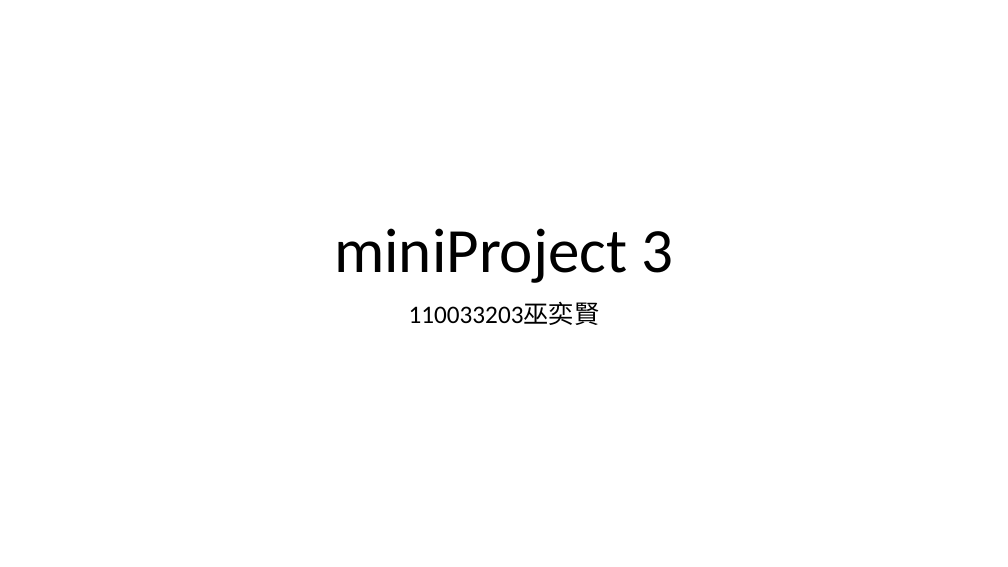
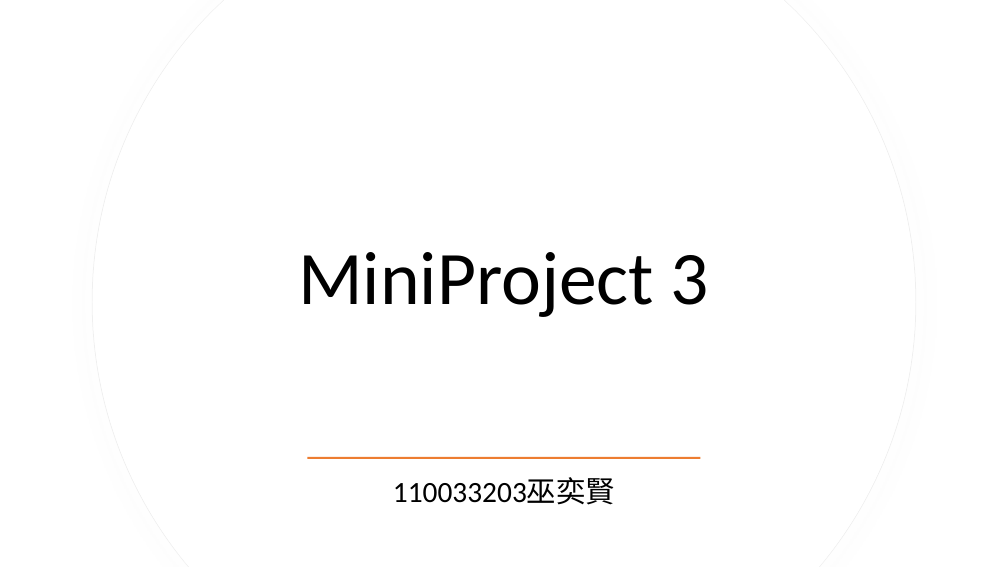
Before and after one commit to yixian03/miniProject3, a slide deck: slide 1 of document/miniProject 3_presentation.pptx. Drawn at 1008x567 pixels with LibreOffice and Linux fonts; fonts in the diff are those of the drawing. Boxes give left, top, right and bottom in pixels: in the first picture for what was removed or moved away, otherwise in the second. Text is boxed around its words. In the diff, an @@ line names an element or a change of style, - is before the commit and + after.

```diff
--- a/document/miniProject 3_presentation.pptx
+++ b/document/miniProject 3_presentation.pptx
@@ freeform shape added at (x1=92, y1=0, x2=917, y2=567), fill #FFFFFF, outline #EFEFEF 0.75 pt @@
@@ freeform shape added at (x1=93, y1=0, x2=916, y2=567), fill #FFFFFF @@
@@ title "MiniProject 3" at (x1=298, y1=252, x2=709, y2=317): vertical alignment bottom to middle @@
@@ title at (x1=298, y1=252, x2=709, y2=317): text changed; size 60 to 72 pt @@
-miniProject 3
+MiniProject 3
@@ subtitle "110033203巫奕賢" moved from (x1=409, y1=302, x2=600, y2=325) to (x1=393, y1=477, x2=615, y2=505) @@
@@ subtitle "110033203巫奕賢" at (x1=393, y1=477, x2=615, y2=505): size 24 to 28 pt; vertical alignment top to middle @@
@@ rectangle added at (x1=308, y1=457, x2=701, y2=459), fill #ED7D31 @@
```
Also in this commit, not shown: 2 other slides changed, 2 slides added, 1 slide removed, 4 other files.
